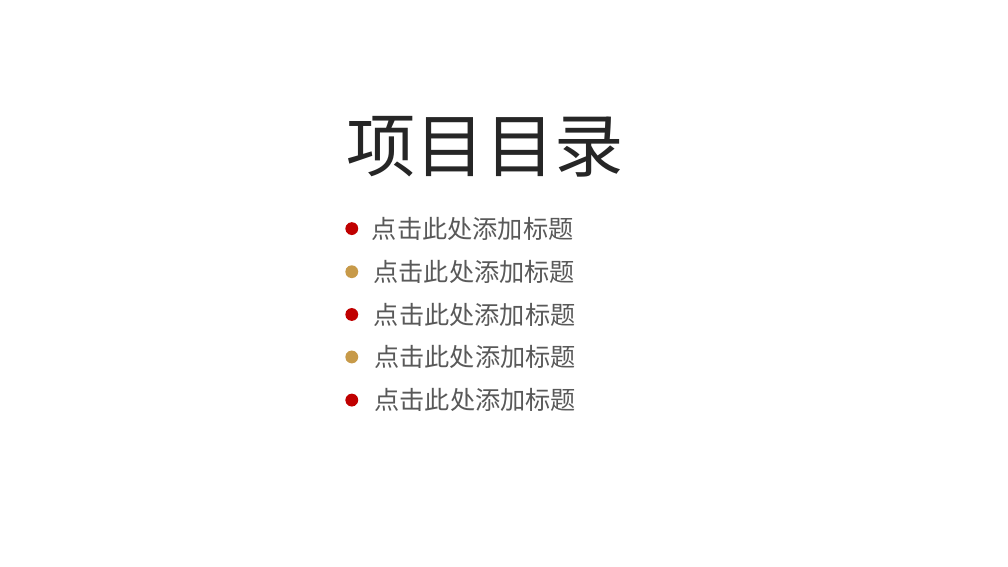
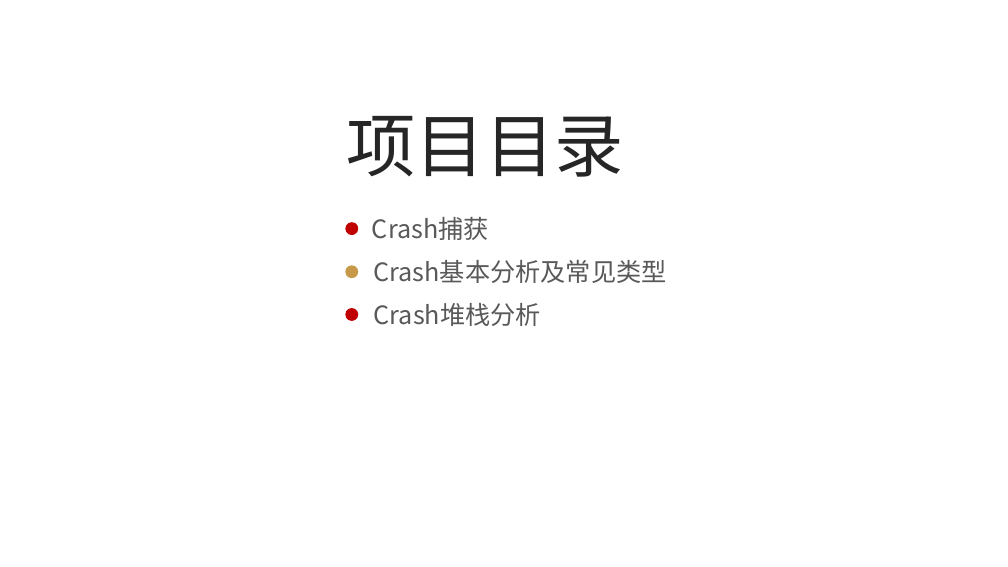
Before and after one commit to git-hushuai/CrashHandle, a slide deck: slide 2 of 网金控股ppt模版.pptx. Drawn at 1008x567 pixels with LibreOffice and Linux fonts; fonts in the diff are those of the drawing; background and template pictures are left out. Boxes give left, top, right and bottom in pixels: in the first picture for what was removed or moved away, otherwise in the second. Text is boxed around its words. In the diff, an @@ line names an element or a change of style, - is before the commit and + after.

```diff
--- a/网金控股ppt模版.pptx
+++ b/网金控股ppt模版.pptx
@@ text at bbox=[372, 217, 489, 240]: text changed @@
-点击此处添加标题
+Crash捕获
@@ text at bbox=[373, 260, 666, 283]: text changed @@
-点击此处添加标题
+Crash基本分析及常见类型
@@ text at bbox=[374, 303, 541, 326]: text changed @@
-点击此处添加标题
+Crash堆栈分析
@@ ellipse removed at bbox=[346, 351, 358, 364] @@
@@ text removed at bbox=[374, 345, 576, 368] @@
-点击此处添加标题
@@ text removed at bbox=[375, 388, 577, 411] @@
-点击此处添加标题
@@ ellipse removed at bbox=[346, 394, 358, 407] @@
```
Also in this commit, not shown: 3 other slides changed, 2 slides added, 1 slide removed.
